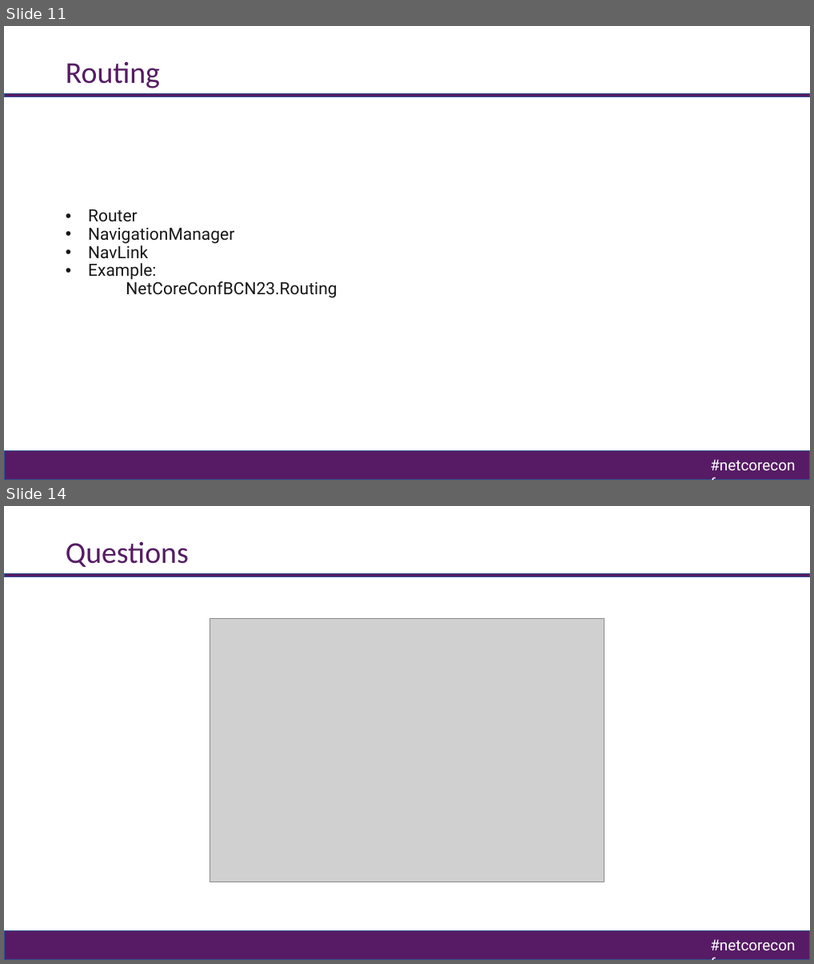
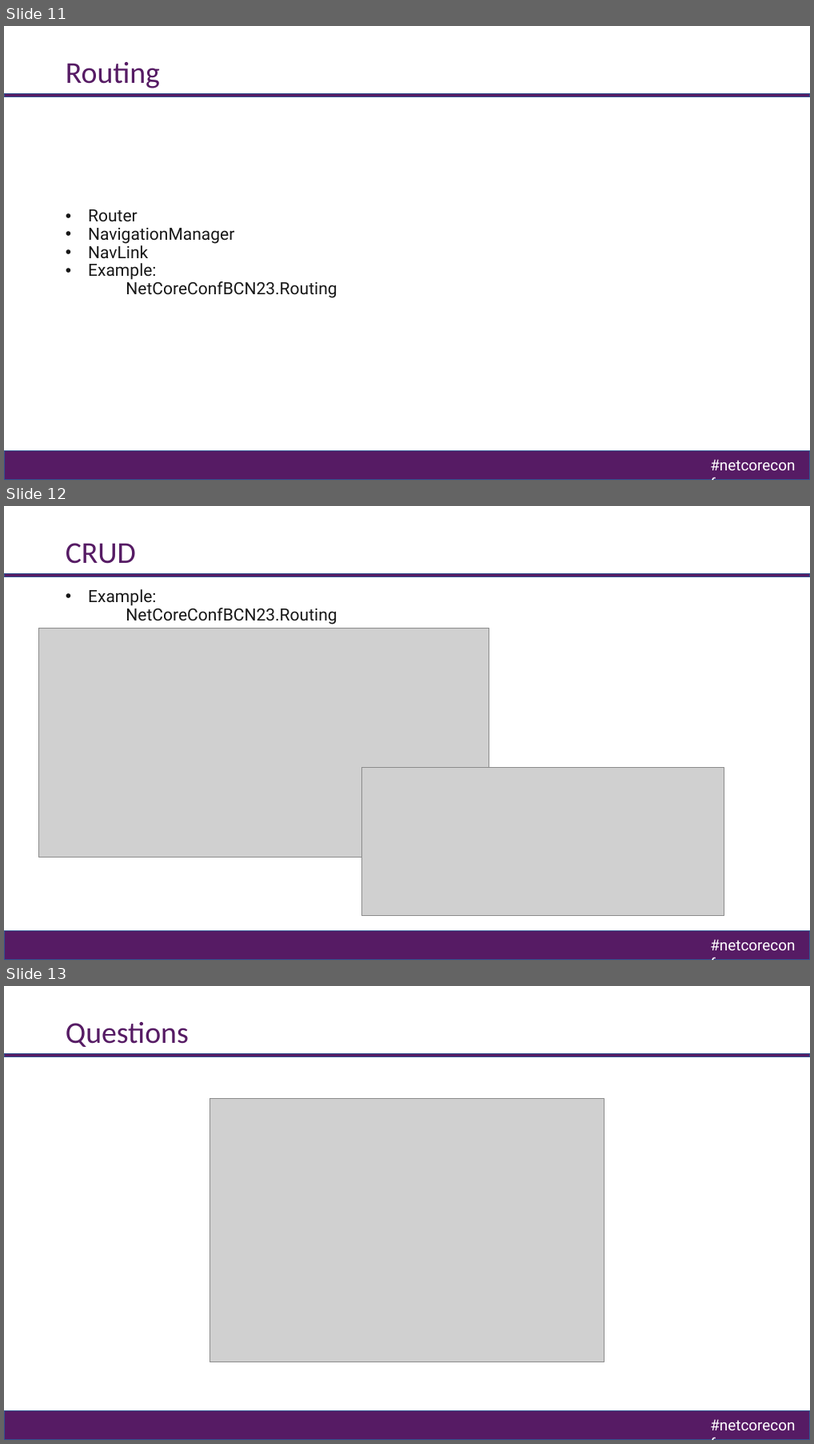
Before and after one commit to cgarrido/NetCoreConfBCN23.Blazor, a slide deck: netcoreconf23_BCN_BlazorNoWayHome.pptx. Shown one above the other, each under a label of ours: slides 11 and 14 before the commit, slides 11, 12 and 13 after it; the slides between them are not shown. The pictures are 814x964 and 814x1444 pixels, drawn with LibreOffice and Linux fonts; fonts in the diff are those of the drawing; grey boxes stand for pictures; background and template pictures are left out. Boxes give left, top, right and bottom in pixels: in the first picture for what was removed or moved away, otherwise in the second. Text is boxed around its words. In the diff, an @@ line names an element or a change of style, - is before the commit and + after.

```diff
--- a/netcoreconf23_BCN_BlazorNoWayHome.pptx
+++ b/netcoreconf23_BCN_BlazorNoWayHome.pptx
@@ slide 12 added at bbox=[4, 506, 810, 960], background #FFFFFF; not listed: 4 template elements that a slide beside it also shows @@
@@ title added at bbox=[66, 543, 136, 564], 36 pt, text #561B64 @@
+CRUD
@@ text added at bbox=[88, 589, 337, 624], 20 pt, text #171717 @@
+• Example:
+NetCoreConfBCN23.Routing
@@ picture added at bbox=[39, 628, 490, 857] @@
@@ picture added at bbox=[362, 768, 725, 916] @@
@@ what was slide 14 is now slide 13 @@
```
Also in this commit, not shown: 1 slide changed, 2 slides removed, 3 other files.
